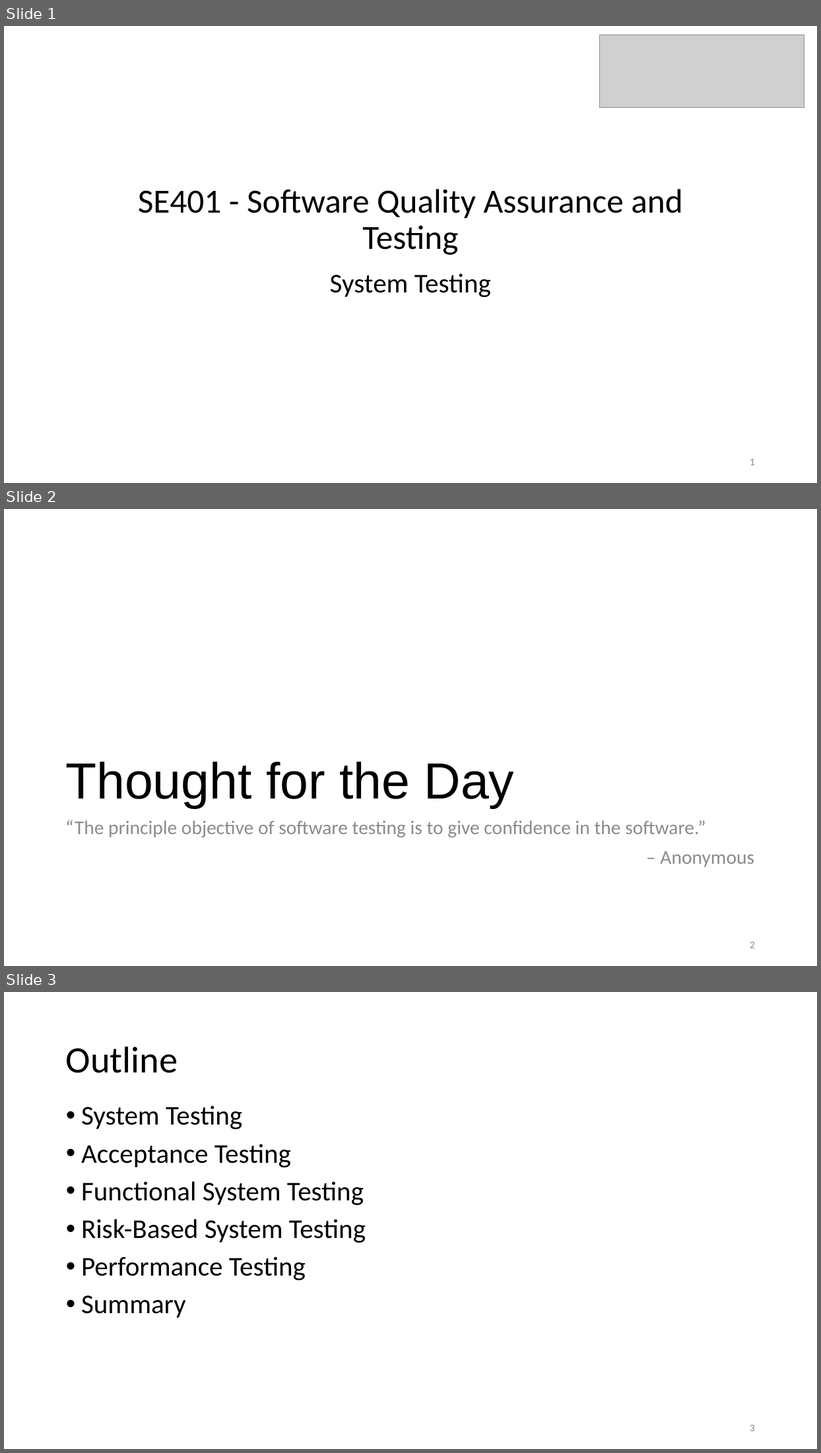
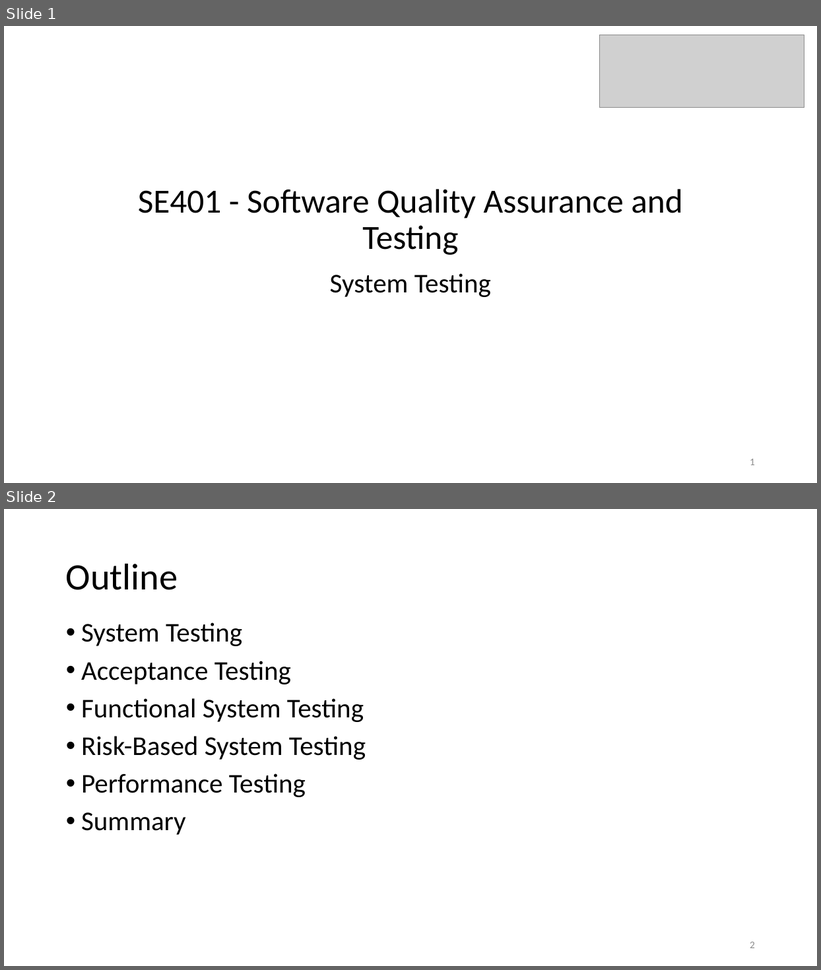
Before and after one commit to malenezi/malenezi, a slide deck: SE401/Lectures/8-Integration, System and Regression Testing/2-System Testing.pptx. Shown one above the other, each under a label of ours: slides 1, 2 and 3 before the commit, slides 1 and 2 after it. The pictures are 821x1453 and 821x970 pixels, drawn with LibreOffice and Linux fonts; fonts in the diff are those of the drawing; grey boxes stand for pictures; background and template pictures are left out. Boxes give left, top, right and bottom in pixels: in the first picture for what was removed or moved away, otherwise in the second. Text is boxed around its words. In the diff, an @@ line names an element or a change of style, - is before the commit and + after.

Commit message:
upd

```diff
--- a/SE401/Lectures/8-Integration, System and Regression Testing/2-System Testing.pptx
+++ b/SE401/Lectures/8-Integration, System and Regression Testing/2-System Testing.pptx
@@ slide 2 removed at (x1=4, y1=509, x2=817, y2=966), background #FFFFFF @@
@@ title removed at (x1=65, y1=762, x2=514, y2=809) @@
-Thought for the Day
@@ text removed at (x1=65, y1=821, x2=754, y2=867) @@
-“The principle objective of software testing is to give confidence in the software.”
-– Anonymous
@@ page number removed at (x1=750, y1=942, x2=755, y2=949) @@
-2
@@ what was slide 3 is now slide 2 @@
@@ page number at (x1=750, y1=942, x2=755, y2=949): text changed @@
-3
+2
```
